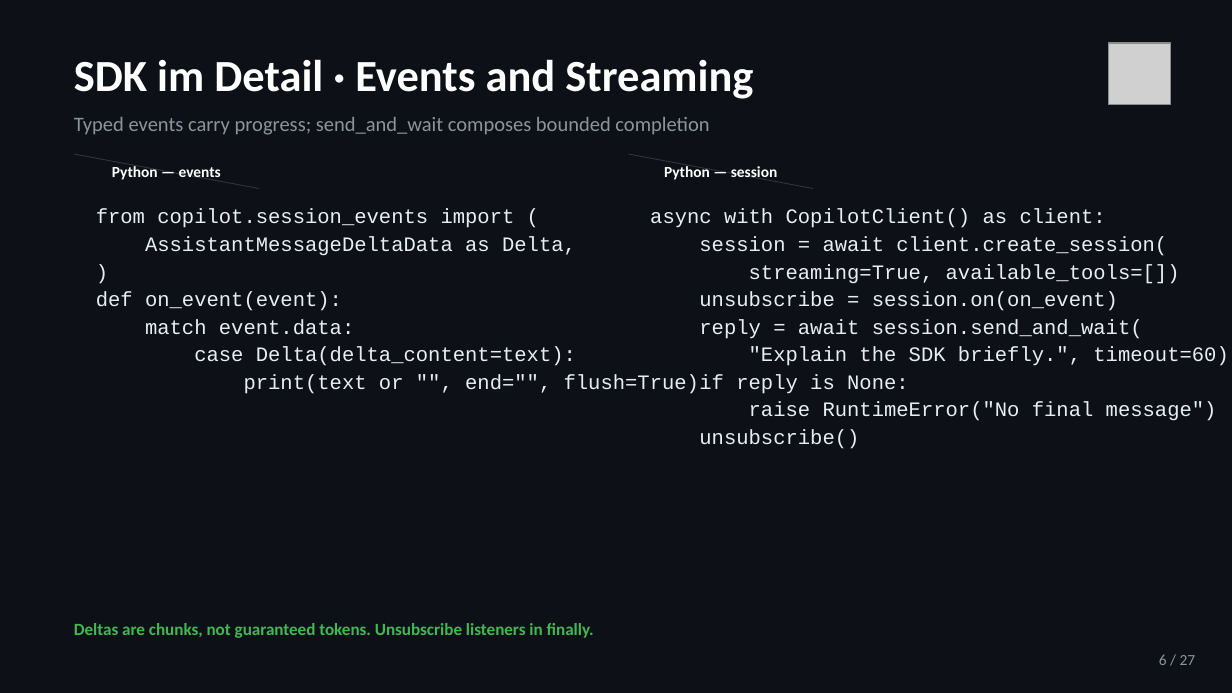
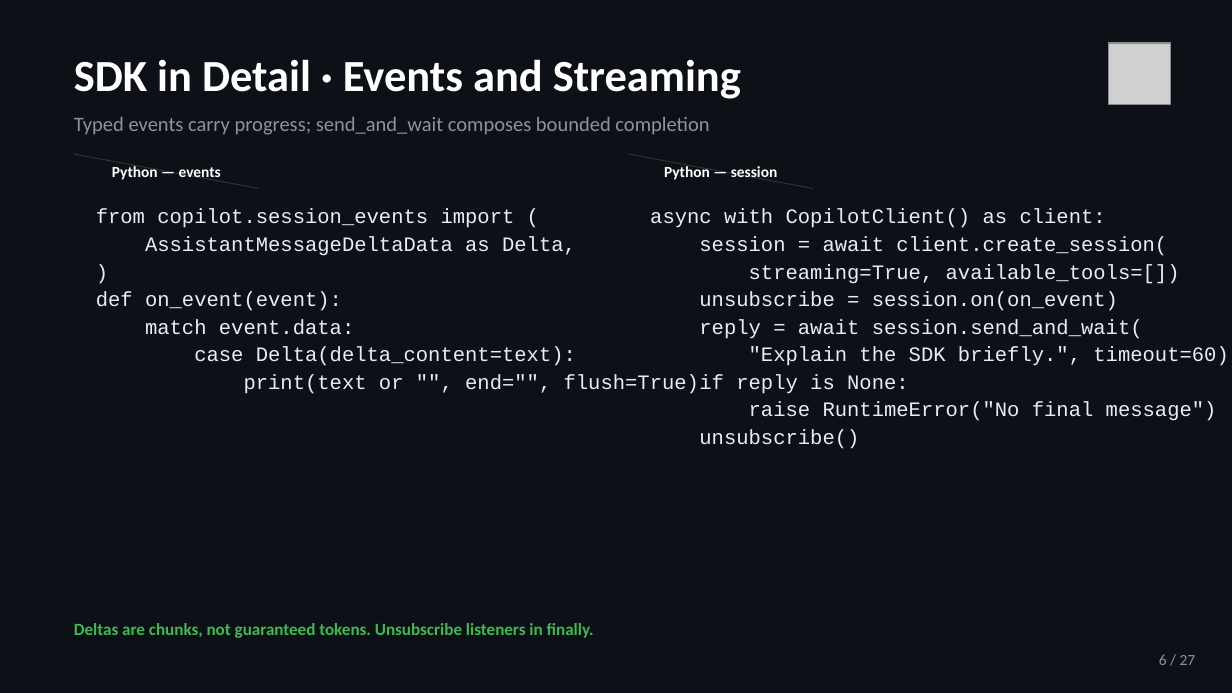
Before and after one commit to jeffrey-groneberg/ghcp_sdk, a slide deck: slide 6 of GitHub-Copilot-SDK.pptx. Drawn at 1232x693 pixels with LibreOffice and Linux fonts; fonts in the diff are those of the drawing; grey boxes stand for pictures. Boxes give left, top, right and bottom in pixels: in the first picture for what was removed or moved away, otherwise in the second. Text is boxed around its words. In the diff, an @@ line names an element or a change of style, - is before the commit and + after.

```diff
--- a/GitHub-Copilot-SDK.pptx
+++ b/GitHub-Copilot-SDK.pptx
@@ text at bbox=[74, 59, 741, 99]: text changed @@
-SDK im Detail · Events and Streaming
+SDK in Detail · Events and Streaming
```
Also in this commit, not shown: 10 other slides changed, 1 other file.
